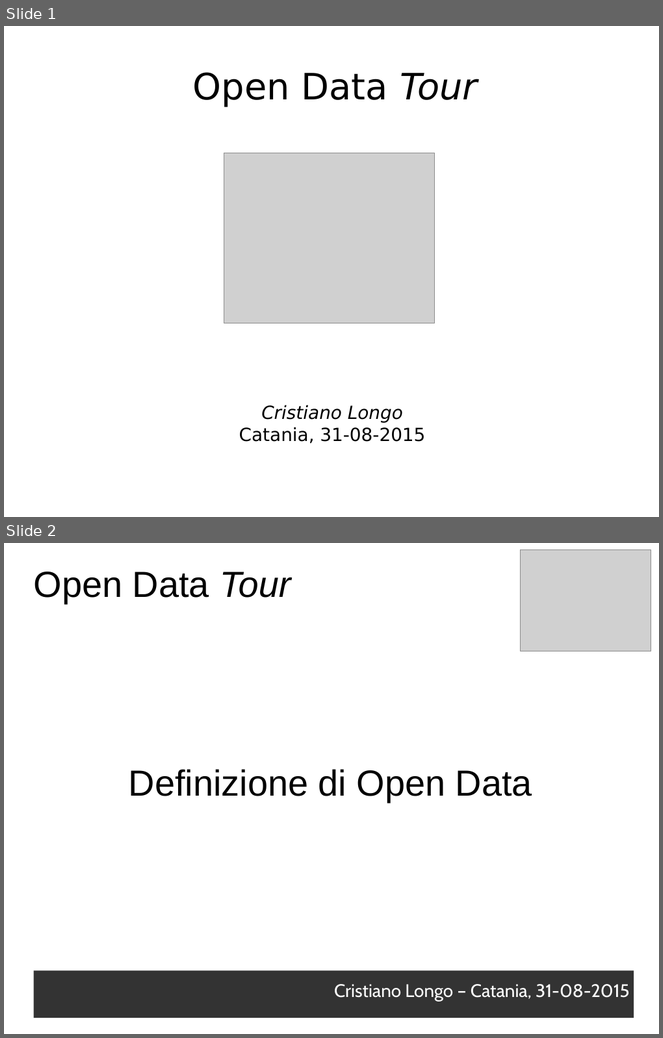
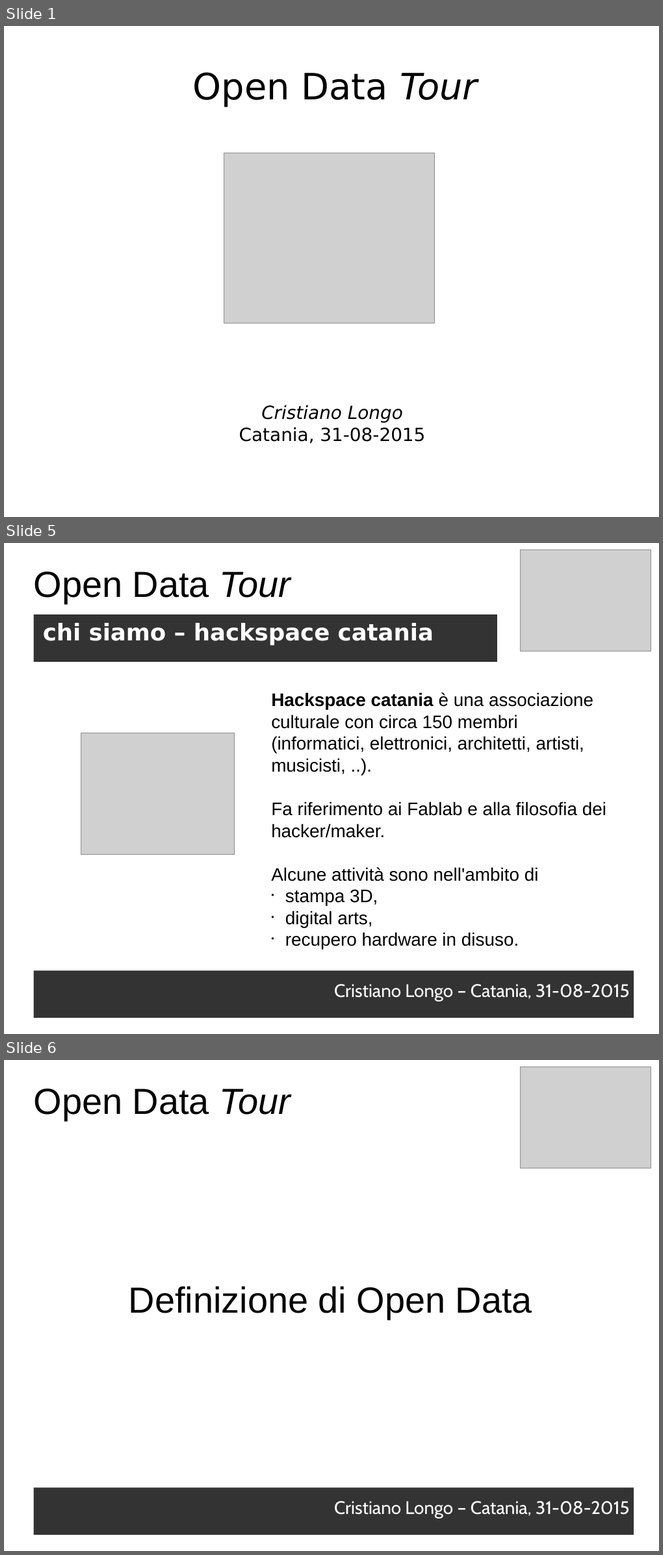
Before and after one commit to opendatahacklab/opendatatour, a slide deck: slides/31082015.odp. Shown one above the other, each under a label of ours: slides 1 and 2 before the commit, slides 1, 5 and 6 after it; the slides between them are not shown. The pictures are 663x1038 and 663x1555 pixels, drawn with LibreOffice and Linux fonts; fonts in the diff are those of the drawing; grey boxes stand for pictures. Boxes give left, top, right and bottom in pixels: in the first picture for what was removed or moved away, otherwise in the second. Text is boxed around its words. In the diff, an @@ line names an element or a change of style, - is before the commit and + after.

```diff
--- a/slides/31082015.odp
+++ b/slides/31082015.odp
@@ slide 5 added at [4, 543, 659, 1034], background #FFFFFF @@
@@ picture added at [521, 550, 651, 651] @@
@@ text added at [34, 572, 291, 603], 44 pt, text #000000 @@
+Open Data Tour
@@ text added at [34, 615, 497, 662], fill #333333, 28 pt, text #FFFFFF, bold @@
+chi siamo – hackspace catania
@@ text added at [271, 693, 607, 949], 22 pt, text #000000 @@
+Hackspace catania è una associazione culturale con circa 150 membri
+(informatici, elettronici, architetti, artisti, musicisti, ..).
+Fa riferimento ai Fablab e alla filosofia dei hacker/maker.
+Alcune attività sono nell'ambito di
+• stampa 3D,
+• digital arts,
+• recupero hardware in disuso.
@@ picture added at [81, 733, 235, 855] @@
@@ text added at [34, 971, 634, 1018], fill #333333, 22 pt, text #FFFFFF @@
+Cristiano Longo – Catania, 31-08-2015
@@ what was slide 2 is now slide 6 @@
```
Also in this commit, not shown: 1 slide changed, 24 other slides added, 1 slide removed, 1 other file.
